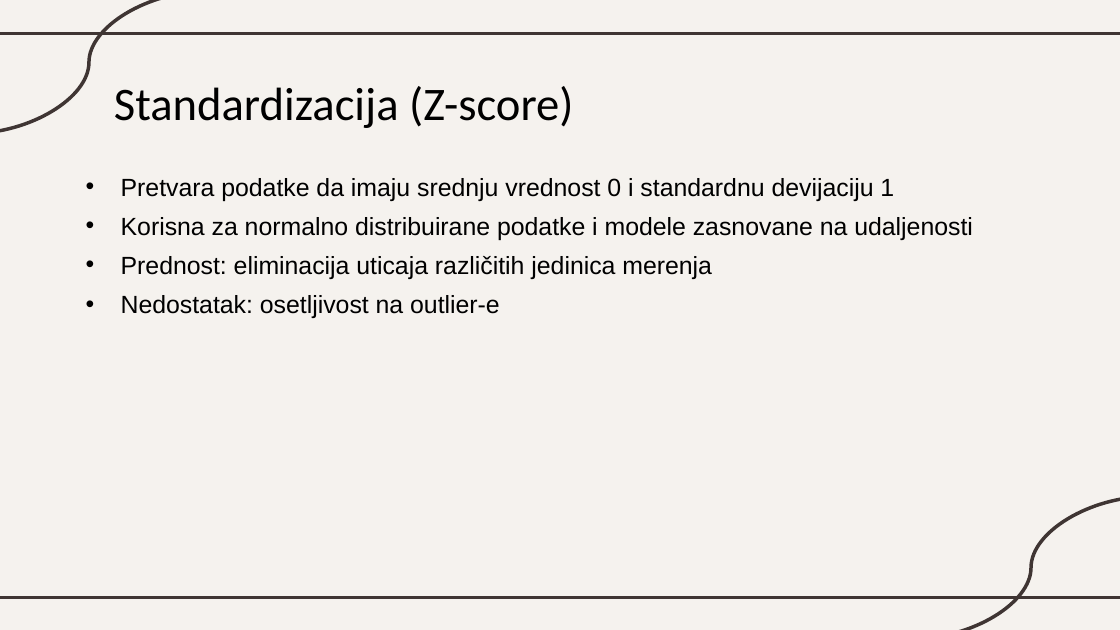
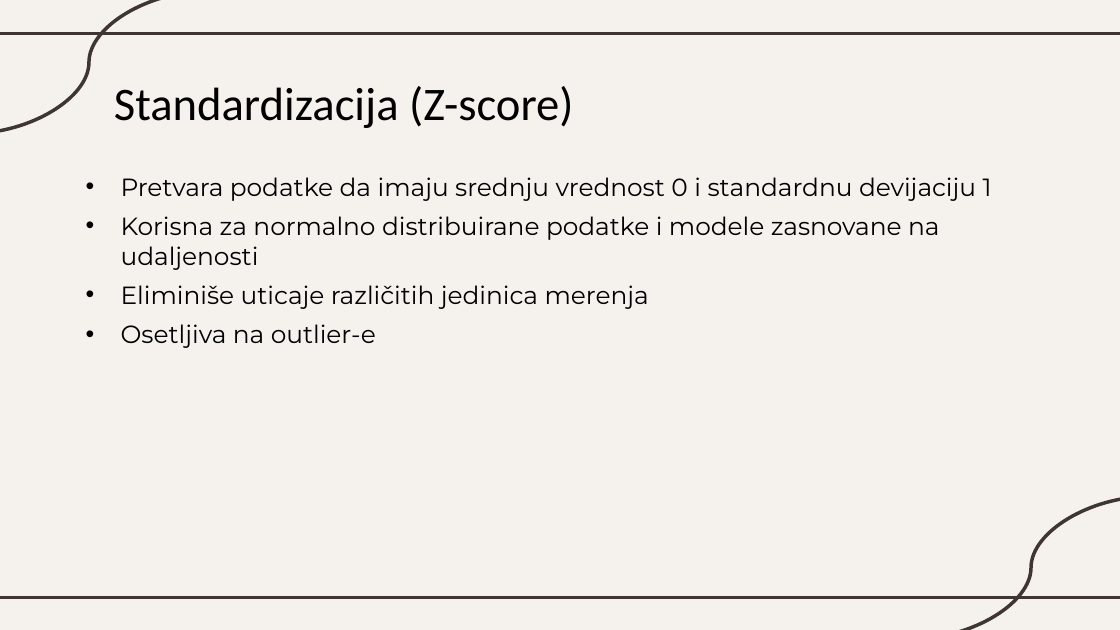
Before and after one commit to katarinaast/Data-transformation-in-machine-learning, a slide deck: slide 7 of Transformacija podataka.pptx. Drawn at 1120x630 pixels with LibreOffice and Linux fonts; fonts in the diff are those of the drawing. Boxes give left, top, right and bottom in pixels: in the first picture for what was removed or moved away, otherwise in the second. Text is boxed around its words. In the diff, an @@ line names an element or a change of style, - is before the commit and + after.

```diff
--- a/Transformacija podataka.pptx
+++ b/Transformacija podataka.pptx
@@ text at bbox=[121, 177, 992, 270]: font Arial to Montserrat in "Pretvara podatke da imaju srednju vrednost 0 ...", "Korisna za normalno distribuirane podatke i modele ..." @@
@@ text at bbox=[121, 285, 649, 348]: text changed; font Arial to Montserrat @@
-• Prednost: eliminacija uticaja različitih jedinica merenja
-• Nedostatak: osetljivost na outlier-e
+• Eliminiše uticaje različitih jedinica merenja
+• Osetljiva na outlier-e
```
Also in this commit, not shown: 30 other slides changed.
